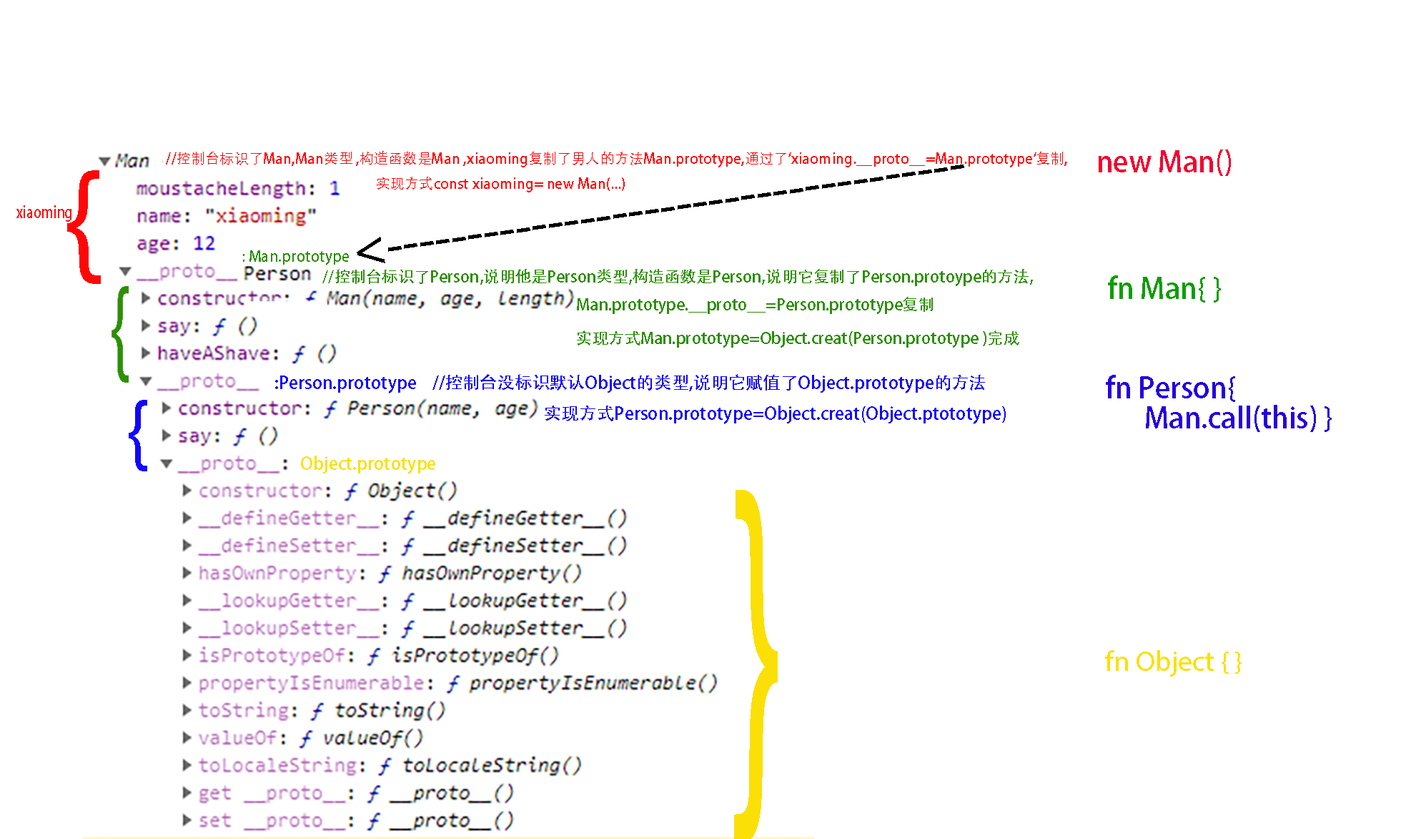
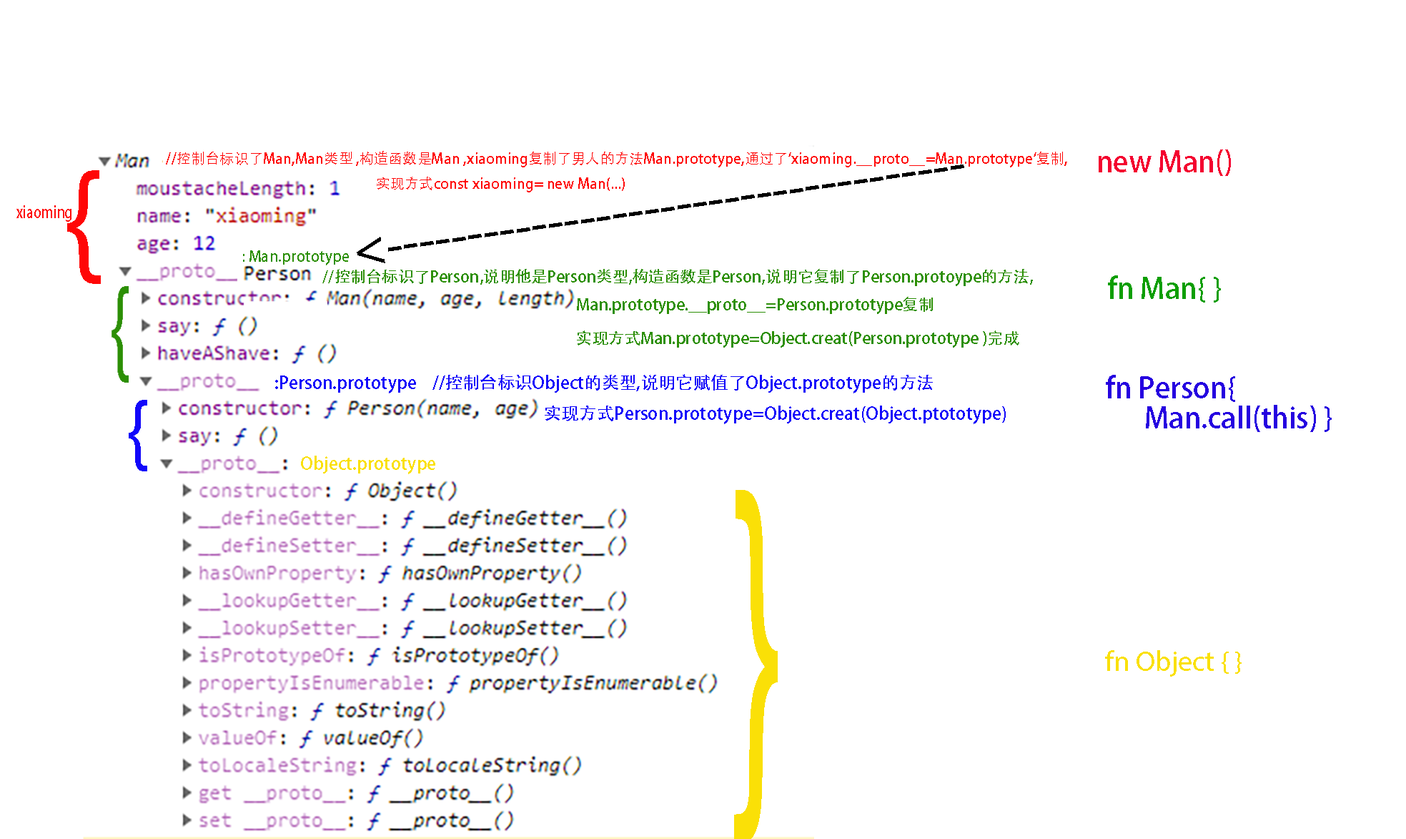
The second 1406×839 image is a revision of the first. Changes to its layers:
renamed ":Person.prototype //控制台没标识默认Object的类型,说明它赋值了Object.prototype" to ":Person.prototype //控制台标识Object的类型,说明它赋值了Object.prototype的方法", painted on it over <box>498,373,986,394</box>
